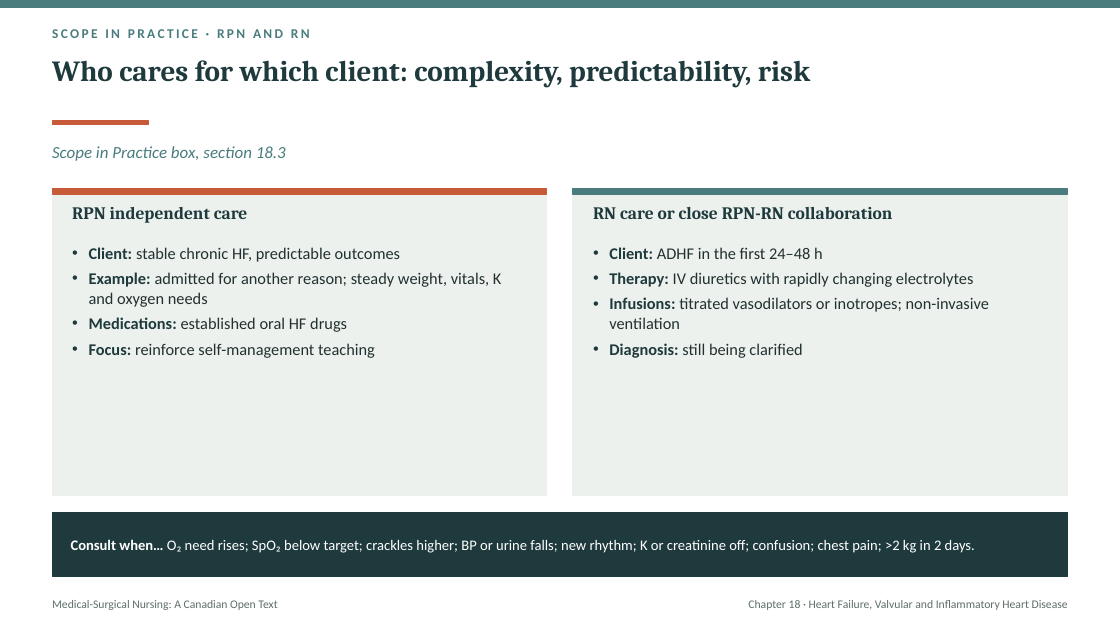
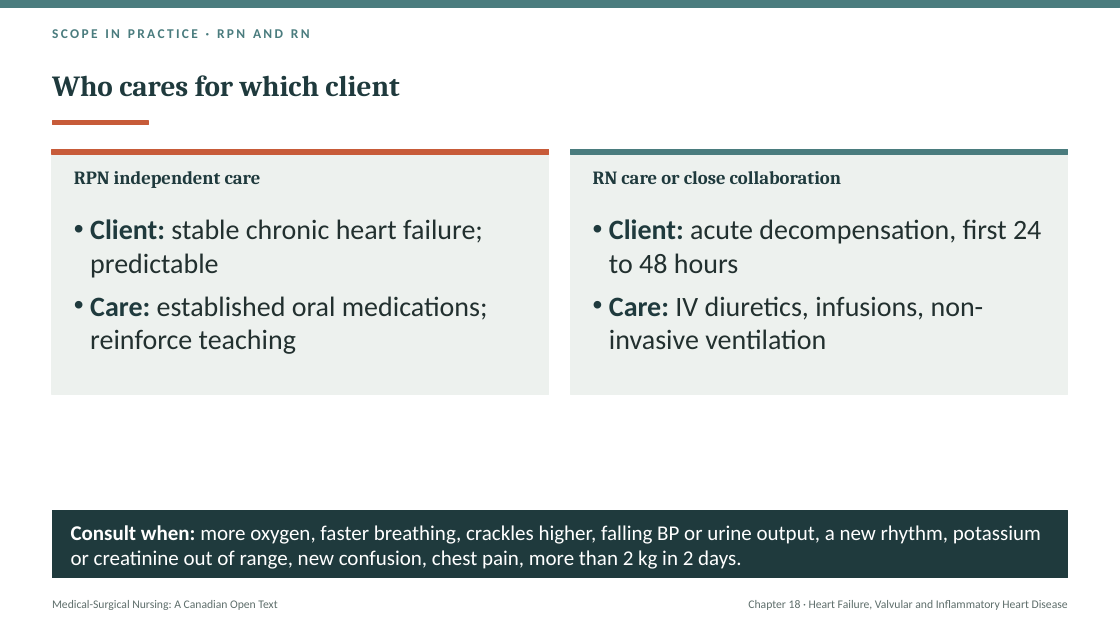
Before and after one commit to andrewleenl/opensourcenursing, a slide deck: slide 29 of Ch18_Heart_Failure_Valvular_and_Inflammatory_Heart_Disease_Lecture_Presentation.pptx (slide 38 before the commit). Drawn at 1120x630 pixels with LibreOffice and Linux fonts; fonts in the diff are those of the drawing. Boxes give left, top, right and bottom in pixels: in the first picture for what was removed or moved away, otherwise in the second. Text is boxed around its words. In the diff, an @@ line names an element or a change of style, - is before the commit and + after.

```diff
--- a/Ch18_Heart_Failure_Valvular_and_Inflammatory_Heart_Disease_Lecture_Presentation.pptx
+++ b/Ch18_Heart_Failure_Valvular_and_Inflammatory_Heart_Disease_Lecture_Presentation.pptx
@@ title "Who cares for which client" at bbox=[52, 75, 399, 97]: vertical alignment top to middle @@
@@ title at bbox=[52, 75, 399, 97]: text changed @@
-Who cares for which client: complexity, predictability, risk
+Who cares for which client
@@ text removed at bbox=[52, 146, 286, 161] @@
-Scope in Practice box, section 18.3
@@ rectangle: place and size @@
-rectangle at bbox=[52, 189, 547, 194]
+rectangle at bbox=[52, 150, 549, 155]
@@ rectangle: place and size @@
-rectangle at bbox=[52, 189, 547, 496]
+rectangle at bbox=[52, 150, 549, 394]
@@ text "RPN independent care": place and size @@
-text "RPN independent care" at bbox=[72, 207, 248, 223]
+text "RPN independent care" at bbox=[74, 171, 261, 188]
@@ text "RPN independent care" at bbox=[74, 171, 261, 188]: size 15 to 16 pt @@
@@ rectangle: place and size @@
-rectangle at bbox=[573, 189, 1068, 194]
+rectangle at bbox=[571, 150, 1068, 155]
@@ rectangle: place and size @@
-rectangle at bbox=[573, 189, 1068, 496]
+rectangle at bbox=[571, 150, 1068, 394]
@@ text at bbox=[593, 171, 841, 184]: text changed; size 15 to 16 pt @@
-RN care or close RPN-RN collaboration
+RN care or close collaboration
@@ text at bbox=[90, 219, 488, 354]: text changed; size 14 to 24 pt @@
-• Client: stable chronic HF, predictable outcomes
-• Example: admitted for another reason; steady weight, vitals, K and oxygen needs
-• Medications: established oral HF drugs
-• Focus: reinforce self-management teaching
+• Client: stable chronic heart failure; predictable
+• Care: established oral medications; reinforce teaching
@@ text at bbox=[609, 219, 1041, 349]: text changed; size 14 to 24 pt @@
-• Client: ADHF in the first 24–48 h
-• Therapy: IV diuretics with rapidly changing electrolytes
-• Infusions: titrated vasodilators or inotropes; non-invasive ventilation
-• Diagnosis: still being clarified
+• Client: acute decompensation, first 24 to 48 hours
+• Care: IV diuretics, infusions, non-invasive ventilation
@@ text at bbox=[71, 525, 1041, 569]: text changed; size 12.5 to 18 pt @@
-Consult when… O₂ need rises; SpO₂ below target; crackles higher; BP or urine falls; new rhythm; K or creatinine off; confusion; chest pain; >2 kg in 2 days.
+Consult when: more oxygen, faster breathing, crackles higher, falling BP or urine output, a new rhythm, potassium or creatinine out of range, new confusion, chest pain, more than 2 kg in 2 days.
```
Also in this commit, not shown: 5 other slides changed, 38 slides added, 44 slides removed, 1 other file.
